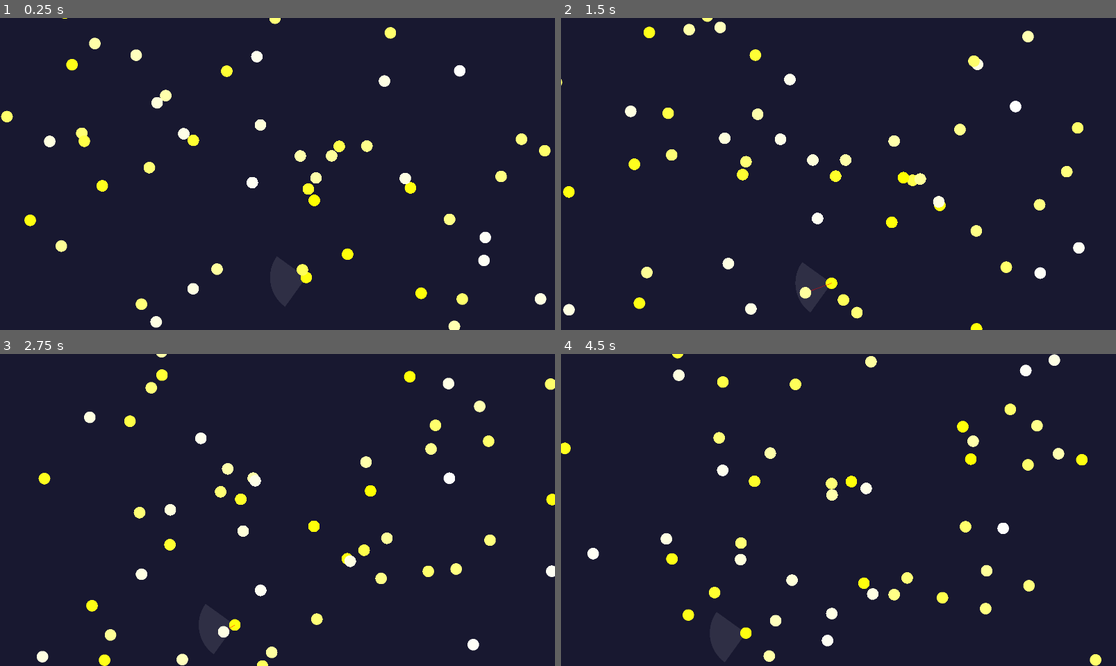
Above: before the commit, frames 1-4 (two rows, left to right).
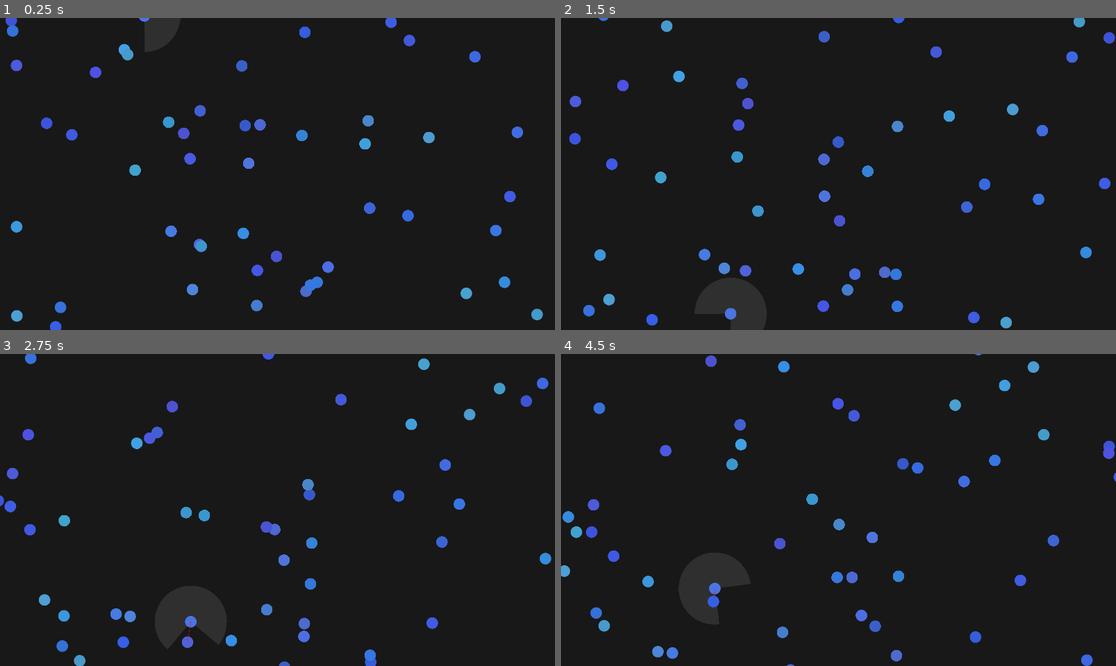
Above: after the commit, the same moments.

Repository: Indull0/BoidsSimulation
Game: Godot game, scene res://Main.tscn
The game is run twice, just before and just after one commit, with the same random seed, the same clock (stepped at 60 frames per second) and the same inputs.
Inputs:
- Up to frame 1 (0.25 s): no input
- Up to frame 2 (1.5 s): no input
- Up to frame 3 (2.75 s): no input
- Up to frame 4 (4.5 s): no input

The runs differ from the first frame. In frame 1, 6.3% of the frame differs, in the area x 0-100%, y 0-100%; in frame 2, 6.4%; in frame 3, 6.2%; in frame 4, 6.5%.

Commit message:
Turn toward each other also colors

Diff:
--- a/Main.tscn
+++ b/Main.tscn
@@ -14,4 +14,4 @@
 offset_bottom = 1080.0
 grow_horizontal = 2
 grow_vertical = 2
-color = Color(0.095, 0.0965834, 0.19, 1)
+color = Color(0.0941176, 0.0941176, 0.0941176, 1)
--- a/main.gd
+++ b/main.gd
@@ -9,7 +9,9 @@
 var angle = 0
 var sight_radius = 125.0
 var directions = []
-var fov = PI / 2
+var fov = PI + PI / 2
+var turn_speed = PI / 4
+var avoidance_force = 0.05
 
 
 func draw_circle_arc_poly(center, radius, angle_from, angle_to, color):
@@ -30,7 +32,7 @@
 		#angle = randf_range(0, TAU)
 		var circle_data = {
 			"position": Vector2(randi_range(0, screen_size.x), randi_range(0, screen_size.y)),  # Random position within screen area
-			"color": Color(1, 1, randf()),  # Random color
+			"color": Color(randf_range(50, 80) / 255, randf_range(80, 165) / 255, randf_range(200, 230) / 255, 1),  # Random color
 			"angle": randf_range(0, TAU)
 		}
 		circles.append(circle_data)
@@ -47,27 +49,28 @@
 	for i in range(circles.size()):
 		var circle = circles[i]
 		draw_circle(circle["position"], radius, circle["color"])
-
-		#var from_angle = circle["angle"] - fov / 2
-		#var to_angle = circle["angle"] + fov / 2
-		#draw_circle_arc_poly(circle["position"], sight_radius, from_angle, to_angle, Color(1, 1, 1, 0.1))
-
+		var avoid_angle = 0.0
 
 		for j in range(circles.size()):
 			if i == j:
 				continue
-
 			var circleToCheck = circles[j]
 			var distanceBetweenCircles = circle["position"].distance_to(circleToCheck["position"])
 
-			#var toCheckCircleDirection = Vector2(cos(circleToCheck["angle"]), sin(circleToCheck["angle"]))
-			#var distanceToCircleToCheck = circleToCheck["position"] - circle["position"]
-			#var angleToCircle = circleDirection.angle_to(distanceToCircleToCheck)
-			var currentCircleDirection = Vector2(cos(circle["angle"]), sin(circle["angle"]))
-			var vectorBetweenCircles = (circleToCheck["position"] - circle["position"]).normalized()
-			var angleToCircle = currentCircleDirection.angle_to(vectorBetweenCircles)
-			if (distanceBetweenCircles < sight_radius) && (angleToCircle > -fov / 2) && (angleToCircle < fov / 2) && (i == 5):
-				draw_line(circle["position"], circleToCheck["position"], Color(1, 0, 0))
+			if distanceBetweenCircles < sight_radius:
+				var currentCircleDirection = Vector2(cos(circle["angle"]), sin(circle["angle"]))
+				var vectorBetweenCircles = (circleToCheck["position"] - circle["position"]).normalized()
+				var angleToCircle = currentCircleDirection.angle_to(vectorBetweenCircles)
+				if (angleToCircle < fov / 2):
+					avoid_angle += sign(angleToCircle) * avoidance_force
+					if i == 5:
+						draw_line(circle["position"], circleToCheck["position"], Color(1, 0, 0))
+				if (angleToCircle > -fov / 2):
+					avoid_angle -= sign(angleToCircle) * avoidance_force
+					if i == 5:
+						draw_line(circle["position"], circleToCheck["position"], Color(1, 0, 0))
+		circle["angle"] += avoid_angle * turn_speed
+
 
 func _process(delta):
 	# Move all circles in the fixed direction
